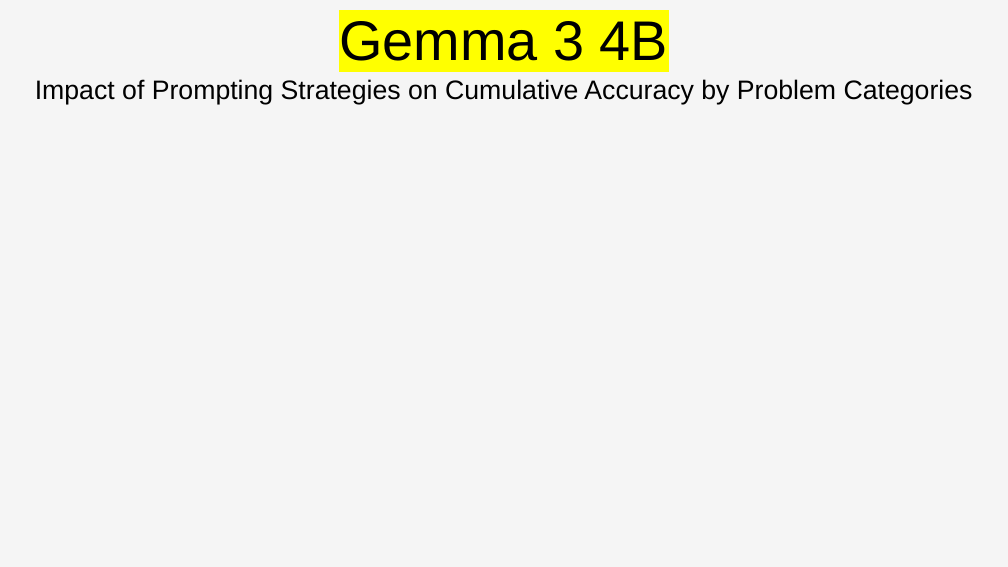
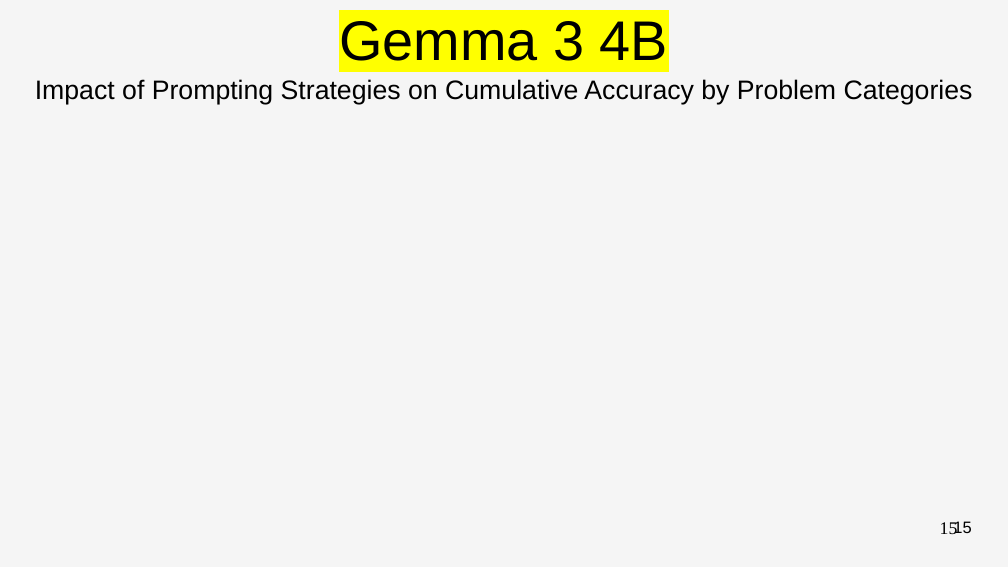
Before and after one commit to PieBerto/Stress-testing-chatbots, a slide deck: slide 15 of Slideshow/final_presentation_v.2.odp (slide 14 before the commit). Drawn at 1008x567 pixels with LibreOffice and Linux fonts; fonts in the diff are those of the drawing. Boxes give left, top, right and bottom in pixels: in the first picture for what was removed or moved away, otherwise in the second. Text is boxed around its words. In the diff, an @@ line names an element or a change of style, - is before the commit and + after.

```diff
--- a/Slideshow/final_presentation_v.2.odp
+++ b/Slideshow/final_presentation_v.2.odp
@@ title added at box(940, 521, 958, 534), 13 pt, text #000000 @@
+15
@@ page number added at box(953, 521, 971, 534), 14 pt, text #000000 @@
+15
```
Also in this commit, not shown: 13 other slides changed, 3 slides added.
